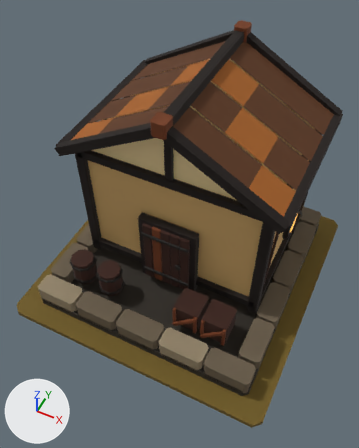
Renders of the glTF model art/storehouse_t2/storehouse_t2.glb from each side of a commit.
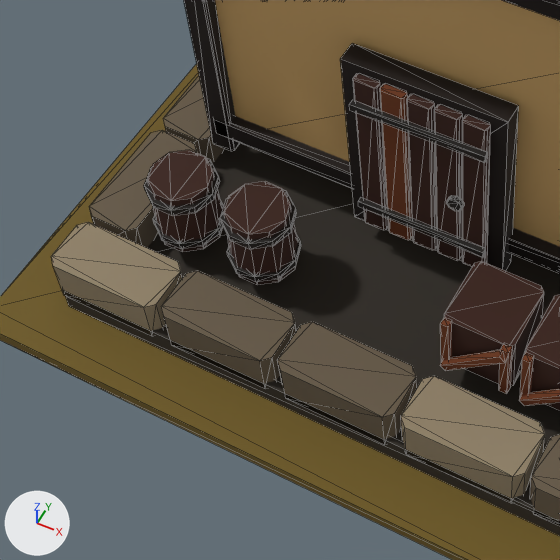
Each version is shown whole from a 50 mm camera at (1.24, -2.66, 3.88) aimed at (0.02, -0.21, 0.83), then close up on the part from 6% to 60% of the width and 44% to 87% of the height. The axes (+X, +Y, +Z) are drawn at lower left. The lights are the same throughout. The first two pictures are the older version. The close-ups show mesh edges as thin lines.

Names of what the first close-up shows: 'MMR | storehouse | T02 Architecture.001', 'MMR | storehouse | Tier 02 Ground.001'.
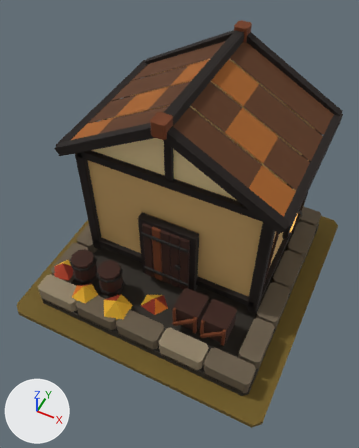
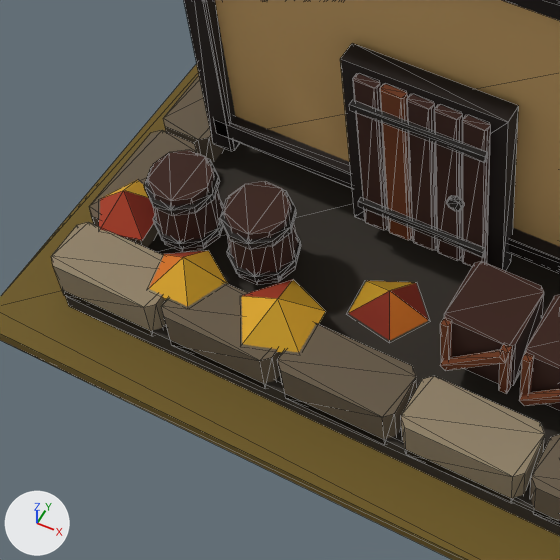
Changed parts and their boxes (x1, y1, x2, y2) in the close-ups (560 x 560 px):
'MMR | storehouse | T02 Autumn Dressing.001', added: after (99, 180, 428, 353)

The edits, one by one:
Mesh me_mmr___storehouse___t02_autumn_dressing_001 is new.
It has 24 vertices, 20 faces and spans x -0.993..0.103, y -0.983..-0.483, z 0.085..0.315.
It uses material mat_mmr___shared_palette_atlas (picture img_mmr_shared_color_palette_64).
Object 'MMR | storehouse | T02 Autumn Dressing.001' (ob_mmr___storehouse___t02_autumn_dressing_001) is new; it shows me_mmr___storehouse___t02_autumn_dressing_001.
Its location is (0.0, 0.0, 0.05).
